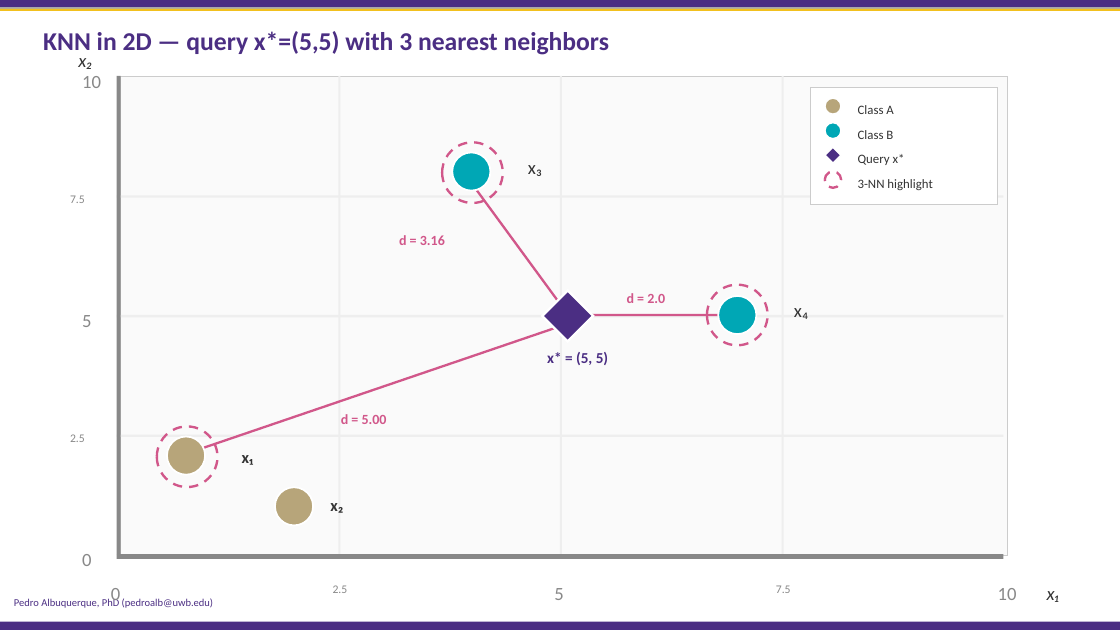
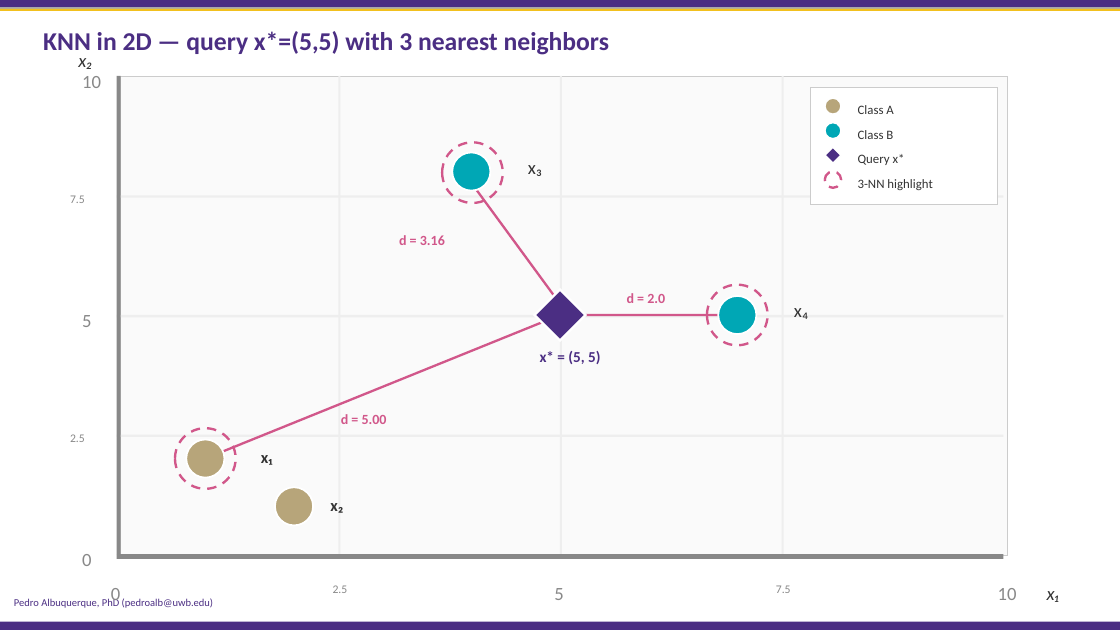
Before and after one commit to PedroBSB/BDATA412, a slide deck: slide 16 of 01 - Advanced Data Visualization.pptx. Drawn at 1120x630 pixels with LibreOffice and Linux fonts; fonts in the diff are those of the drawing; background and template pictures are left out. Boxes give left, top, right and bottom in pixels: in the first picture for what was removed or moved away, otherwise in the second. Text is boxed around its words. In the diff, an @@ line names an element or a change of style, - is before the commit and + after.

```diff
--- a/01 - Advanced Data Visualization.pptx
+++ b/01 - Advanced Data Visualization.pptx
@@ diamond: place and size @@
-diamond at (543,291,594,342)
+diamond at (534,290,586,341)
@@ rectangle at (205,314,560,460): rotation 161 to 158 degrees @@
@@ text "x* = (5, 5)": place and size @@
-text "x* = (5, 5)" at (547,352,608,365)
+text "x* = (5, 5)" at (540,351,600,364)
@@ 2 ellipses, 1 text: place and size @@
-2 ellipses, 1 text at (157,427,254,487)
+2 ellipses, 1 text at (175,429,273,489)
```
Also in this commit, not shown: 19 other slides changed.
